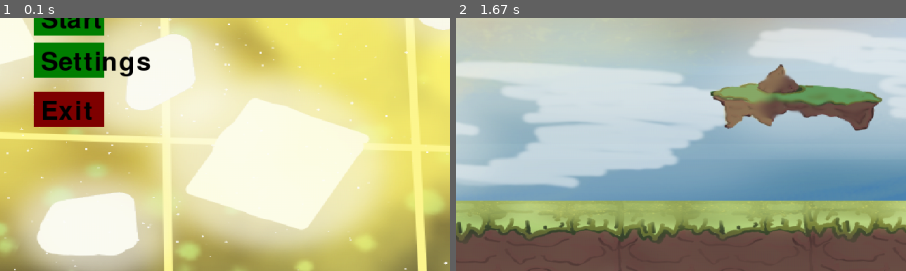
Above: before the commit, frames 1-2 (left to right).
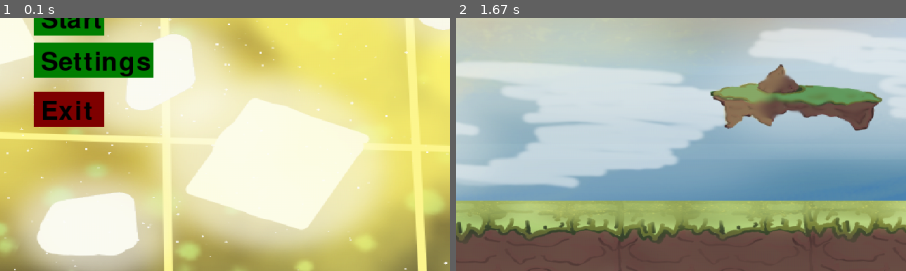
Above: after the commit, the same moments.

Repository: Nyogami-Professional/pixil-fight
Game: pygame game, started from src/main.py
Same seed, same stepped clock (60 frames per second), same inputs: the game is played once before the commit and once after it.
Inputs:
- Up to frame 1 (0.1 s): no input
- Up to frame 2 (1.67 s): click "Start" at 0.38 s; tap Space at 0.67, 1.07, 1.37, 1.57 s; hold Right 1-1.47 s; hold D 1-1.47 s; hold Up from 1.5 s (still down)
The pictures show only the part of the screen within x 42-92%, y 50-100%; the shares and areas given below are measured in that part.

The runs differ from the first frame. In frame 1, 1.4% of the frame differs, in the area x 23-35%, y 9-24%; in frame 2, nothing differs.

Commit message:
fix: Removed build and library files in repo; Fixed audio error:

Diff:
--- a/src/audio.py
+++ b/src/audio.py
@@ -12,7 +12,7 @@
 
 if __name__ == "__main__":
     # Ajuste o caminho para o arquivo de música
-    music_path = os.path.join(os.path.dirname(__file__), '..', 'assents', 'audio', 'Fight_Music.mp3')
+    music_path = os.path.join(os.path.dirname(__file__), '..', 'assets', 'audio', 'Fight_Music.mp3')
     load_music(music_path)
 
 def init_audio():
--- /dev/null
+++ b/src/classes/Game.py
@@ -0,0 +1,5 @@
+
+
+class Game():
+  def __init__(self, game_name = "Nameless Game"):
+    self.name_game = game_name
--- a/src/main.py
+++ b/src/main.py
@@ -30,7 +30,7 @@
 
 def start_game():
     # Troca a música para a música de luta
-    music_path = os.path.join(os.path.dirname(__file__), '..', 'assents', 'audio', 'Fight_Music.mp3')
+    music_path = os.path.join(os.path.dirname(__file__), '..', 'assets', 'music', 'Fight_Music.mp3')
     load_music(music_path)
     play_music(loop=True)
     ...
--- a/src/menu_functions.py
+++ b/src/menu_functions.py
@@ -9,19 +9,19 @@
 
 def show_menu(screen, font, options):
     # Ajuste o caminho para a imagem do menu
-    hub_image_path = os.path.join(base_dir, '..', 'assents', 'images', 'Hub_image.png')
+    hub_image_path = os.path.join(base_dir, '..', 'assets', 'images', 'Hub_image.png')
     hub_image = pygame.image.load(hub_image_path)
     hub_image = pygame.transform.scale(hub_image, (WIDTH, HEIGHT))
 
     # Tocar a música do hub
     audio.stop_music()
-    hub_music_path = os.path.join(base_dir, '..', 'assents', 'music', 'Hub_Music.mp3')
+    hub_music_path = os.path.join(base_dir, '..', 'assets', 'music', 'Hub_Music.mp3')
     audio.load_music(hub_music_path)
     audio.play_music(loop=True)
 
     # Criar botões
     start_button = pygame.Rect(WIDTH / 2 - 50, HEIGHT / 2 - 25, 100, 50)
-    settings_button = pygame.Rect(WIDTH / 2 - 50, HEIGHT / 2 + 35, 100, 50)
+    settings_button = pygame.Rect(WIDTH / 2 - 50, HEIGHT / 2 + 35, 170, 50)
     exit_button = pygame.Rect(WIDTH / 2 - 50, HEIGHT / 2 + 105, 100, 50)
 
     while True:
--- a/src/resources.py
+++ b/src/resources.py
@@ -2,8 +2,8 @@
 import os
 
 def load_image_with_path(file_name, scale_factor=1):
-    # Ajuste o caminho para a pasta assents/images
-    file_path = os.path.join('assents', 'images', file_name)
+    # Ajuste o caminho para a pasta assets/images
+    file_path = os.path.join('assets', 'images', file_name)
 
     try:
         image = pygame.image.load(file_path)
Renamed: assents/images/Floor_1.png -> assets/images/Floor_1.png
Renamed: assents/images/Hub_image.png -> assets/images/Hub_image.png
Renamed: assents/images/Map_1.png -> assets/images/Map_1.png
Renamed: assents/images/player1.png -> assets/images/player1.png
Renamed: assents/images/player1_jump1.png -> assets/images/player1_jump1.png
Renamed: assents/images/player1_jump2.png -> assets/images/player1_jump2.png
Renamed: assents/images/player1_run1.png -> assets/images/player1_run1.png
Renamed: assents/images/player1_run2.png -> assets/images/player1_run2.png
Renamed: assents/images/player1_run3.png -> assets/images/player1_run3.png
Renamed: assents/images/player2.png -> assets/images/player2.png
Renamed: assents/images/player2_jump1.png -> assets/images/player2_jump1.png
Renamed: assents/images/player2_jump2.png -> assets/images/player2_jump2.png
(and 7 more such lines)
